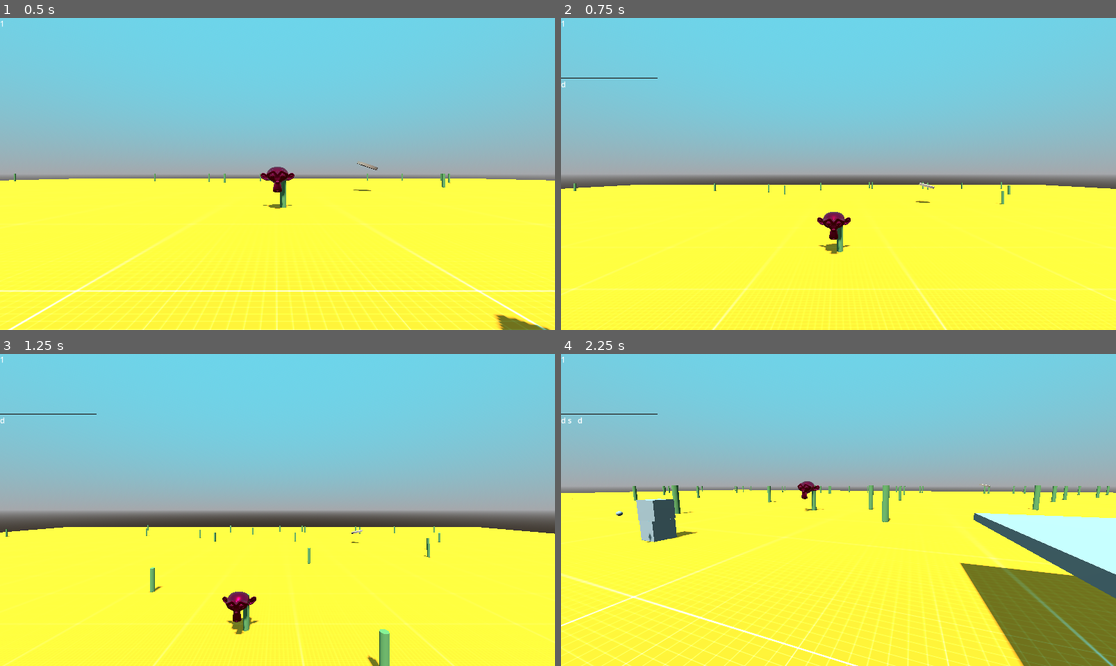
Above: before the commit, frames 1-4 (two rows, left to right).
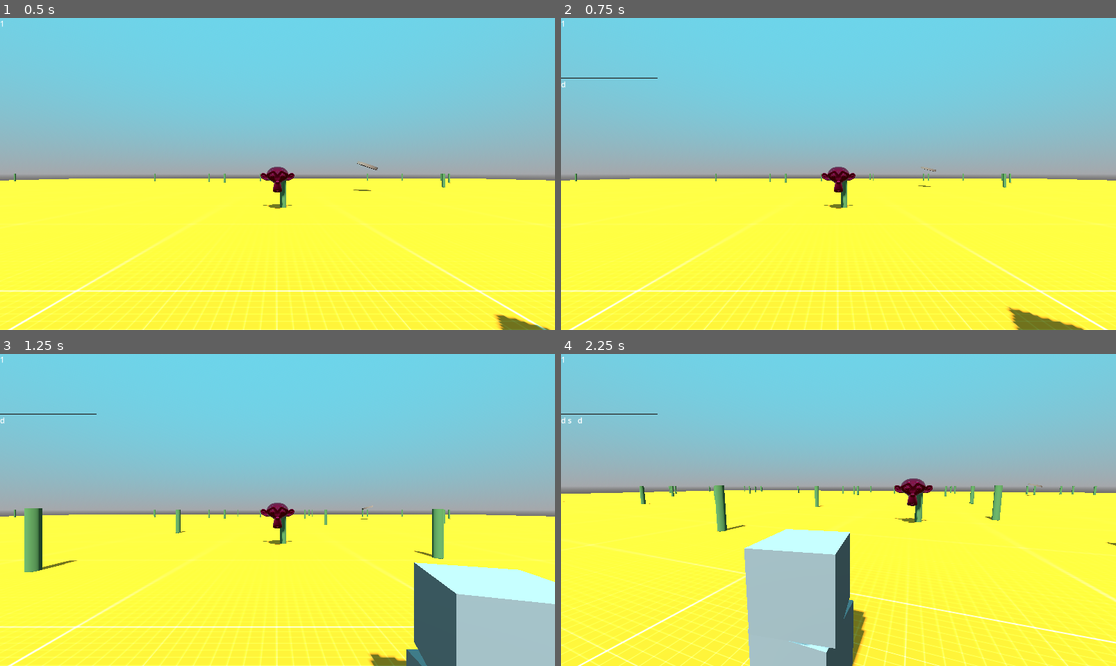
Above: after the commit, the same moments.

Repository: Flodurs/GoDotTest
Game: Godot game, scene res://scenes/level/level.tscn
The game is run twice, just before and just after one commit, with the same random seed, the same clock (stepped at 60 frames per second) and the same inputs.
Inputs:
- Up to frame 1 (0.5 s): no input
- Up to frame 2 (0.75 s): tap Enter (Enter) at 0.5 s; hold D (Right) from 0.53 s (still down); hold Space (Jump) from 0.53 s (still down)
- Up to frame 3 (1.25 s): keep holding D (Right); keep holding Space (Jump)
- Up to frame 4 (2.25 s): release D (Right) at 1.28 s; release Space (Jump) at 1.28 s; hold S (Backward) 1.28-2.03 s; tap Down (CamDown) at 1.35 s; tap Space (Jump) at 1.52, 1.55, 1.82 s; hold D (Right) from 2.03 s (still down); hold Left (CamLeft) from 2.03 s (still down)

Frame 1 is identical in both runs. In frame 2, 6.1% of the frame differs, in the area x 0-100%, y 47-100%; in frame 3, 16%; in frame 4, 25%, in the area x 0-100%, y 39-100%.

Commit message:
...

Diff:
--- a/scenes/Player/player.gd
+++ b/scenes/Player/player.gd
@@ -39,28 +39,29 @@
 	var velocity_2d: Vector2 = Vector2(velocity.x, velocity.z)
 
 #	print(position)
-	if Input.is_action_pressed("Forward"):
-		print("forward")
-		movement = true
-		direction = camera_direction
-		acceleration(delta, direction)
-	if Input.is_action_pressed("Backward"):
-		print("backward")
-		movement = true
-		direction = -camera_direction
-		acceleration(delta, direction)
-	if Input.is_action_pressed("Right"):
-		print("right")
-		movement = true
-		direction = camera_direction.rotated(Vector3(0,1,0), deg_to_rad(-90))
-		acceleration(delta, direction)
-	if Input.is_action_pressed("Left"):
-		print("left")
-		movement = true
-		direction = camera_direction.rotated(Vector3(0,1,0), deg_to_rad(90))
-		acceleration(delta, direction)
-	if Input.is_action_pressed("Jump") and is_on_floor():
-		velocity.y = jump_speed
+	if not get_tree().get_nodes_in_group("console")[0].dvar_in_console:
+		if Input.is_action_pressed("Forward"):
+			print("forward")
+			movement = true
+			direction = camera_direction
+			acceleration(delta, direction)
+		if Input.is_action_pressed("Backward"):
+			print("backward")
+			movement = true
+			direction = -camera_direction
+			acceleration(delta, direction)
+		if Input.is_action_pressed("Right"):
+			print("right")
+			movement = true
+			direction = camera_direction.rotated(Vector3(0,1,0), deg_to_rad(-90))
+			acceleration(delta, direction)
+		if Input.is_action_pressed("Left"):
+			print("left")
+			movement = true
+			direction = camera_direction.rotated(Vector3(0,1,0), deg_to_rad(90))
+			acceleration(delta, direction)
+		if Input.is_action_pressed("Jump") and is_on_floor():
+			velocity.y = jump_speed
 
 #	print(velocity.length())
 
